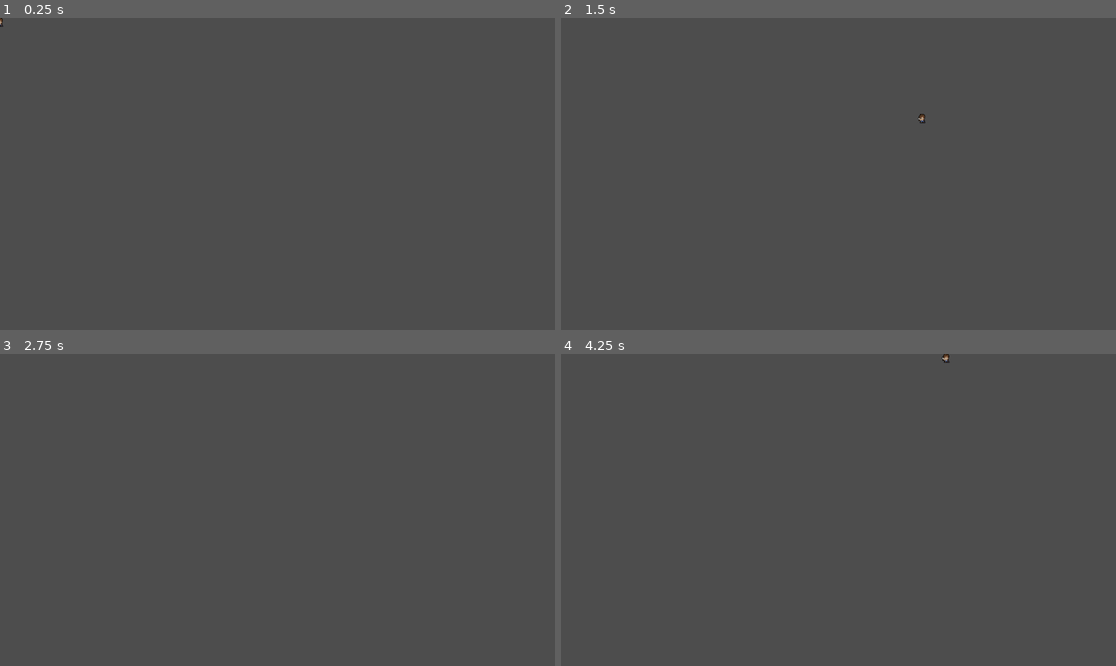
Above: before the commit, frames 1-4 (two rows, left to right).
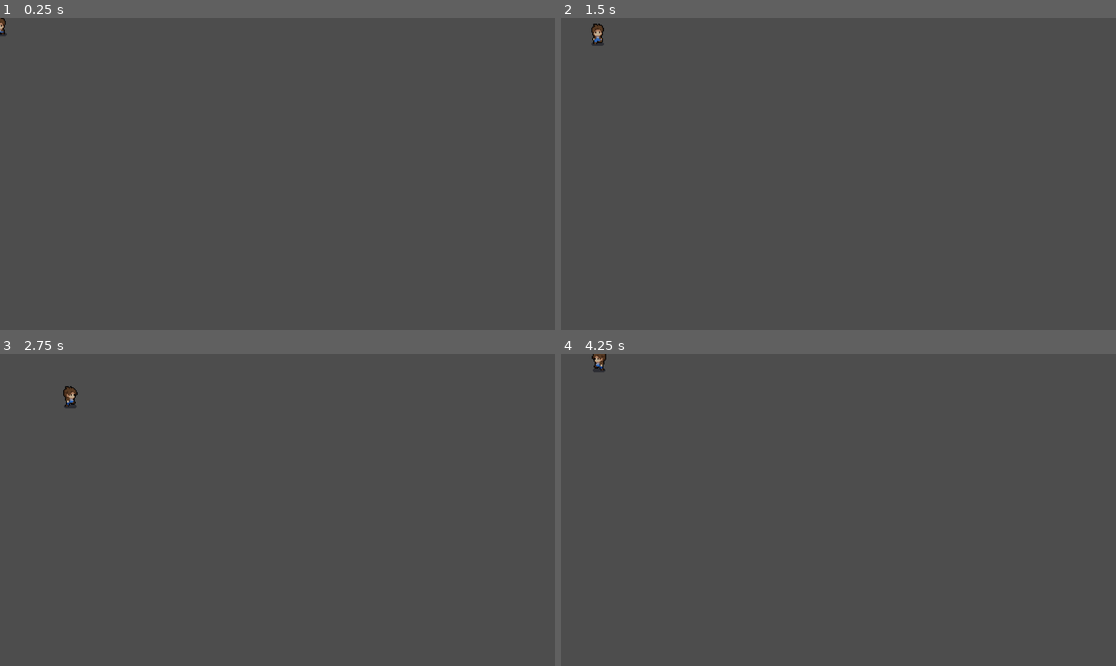
Above: after the commit, the same moments.

Repository: Elijah-eshayBaa/Final-Swords-project
Game: Godot game, scene res://player.tscn
The game is run twice, just before and just after one commit, with the same random seed, the same clock (stepped at 60 frames per second) and the same inputs. The project has no main scene, so this scene is started directly.
Inputs:
- Up to frame 1 (0.25 s): no input
- Up to frame 2 (1.5 s): tap Enter at 0.5 s; hold D (right) 0.53-1.28 s; hold S (down) from 1.28 s (still down)
- Up to frame 3 (2.75 s): release S (down) at 2.03 s; hold D (right) from 2.03 s (still down)
- Up to frame 4 (4.25 s): release D (right) at 2.78 s; hold W (up) 2.78-3.53 s; hold A (left) from 3.53 s (still down)

The runs differ from the first frame. In frame 1, less than 0.1% of the frame differs, in the area x 0-2%, y 0-6%; in frame 2, 0.2%, in the area x 5-66%, y 1-34%; in frame 3, 0.1%; in frame 4, 0.2%.

Commit message:
V2
Animated movement

Diff:
--- a/Scripts/player.gd
+++ b/Scripts/player.gd
@@ -1,27 +1,68 @@
 extends CharacterBody2D
 
 
-const speed = 1000
+const speed = 100
 func _physics_process(delta):
 	player_movement(delta)
-
+var current_dir = "none"
 
 func player_movement(delta):
 
 	if Input.is_action_pressed("right"):
+		current_dir = "right"
+		play_anim(1)
 		velocity.x = speed
 		velocity.y = 0
 	elif Input.is_action_pressed("left"):
+		current_dir = "left"
+		play_anim(1)
 		velocity.x = -speed
 		velocity.y = 0
 	elif Input.is_action_pressed("down"):
+		current_dir = "down"
+		play_anim(1)
 		velocity.y = speed
 		velocity.x = 0
 	elif Input.is_action_pressed("up"):
+		play_anim(1)
+		current_dir = "up"
 		velocity.y = -speed
 		velocity.x = 0
 	else:
+		play_anim(0)
 		velocity.x = 0
 		velocity.y = 0
 
 	move_and_slide()
+
+func play_anim(movement):
+	var dir = current_dir
+	var anim = $AnimatedSprite2D
+
+	if dir == "right":
+		anim.flip_h = false
+		if movement == 1:
+			anim.play("side_walk")
+		elif movement == 0:
+			anim.play("side_idle")
+
+	if dir == "left":
+		anim.flip_h = true
+		if movement == 1:
+			anim.play("side_walk")
+		elif movement == 0:
+			anim.play("side_idle")
+
+	if dir == "down":
+		anim.flip_h = false
+		if movement == 1:
+			anim.play("front_walk")
+		elif movement == 0:
+			anim.play("front_idle")
+
+	if dir == "up":
+		anim.flip_h = false
+		if movement == 1:
+			anim.play("back_walk")
+		elif movement == 0:
+			anim.play("back_idle")
--- a/player.tscn
+++ b/player.tscn
@@ -419,5 +419,6 @@
 [node name="CollisionShape2D" type="CollisionShape2D" parent="."]
 
 [node name="AnimatedSprite2D" type="AnimatedSprite2D" parent="."]
+scale = Vector2(2, 2)
 sprite_frames = SubResource("SpriteFrames_yuf0m")
 animation = &"front_attack"
